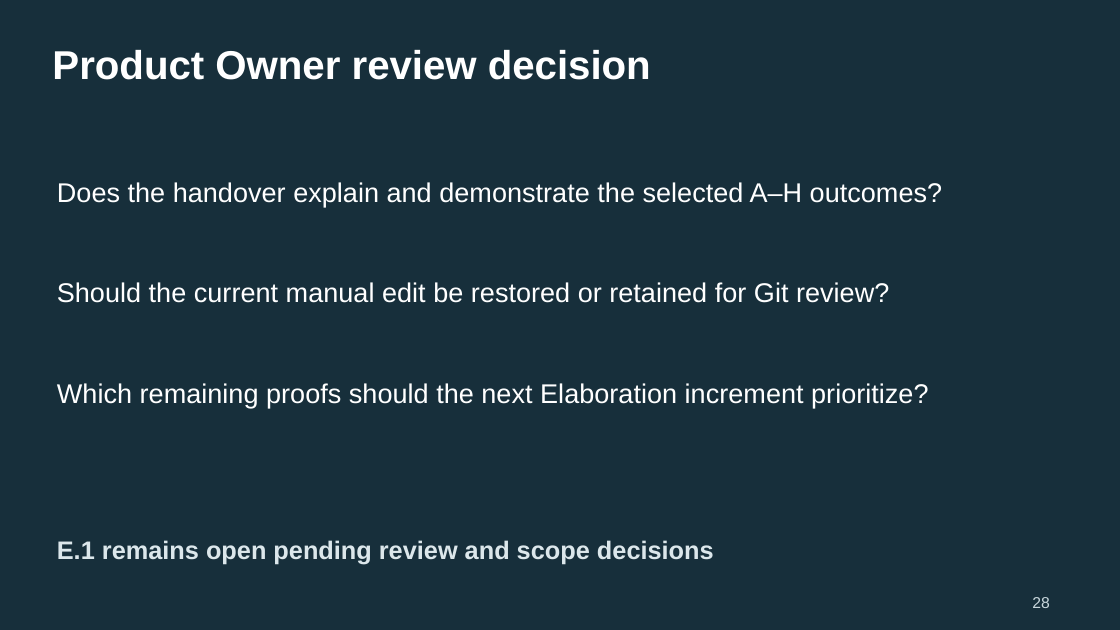
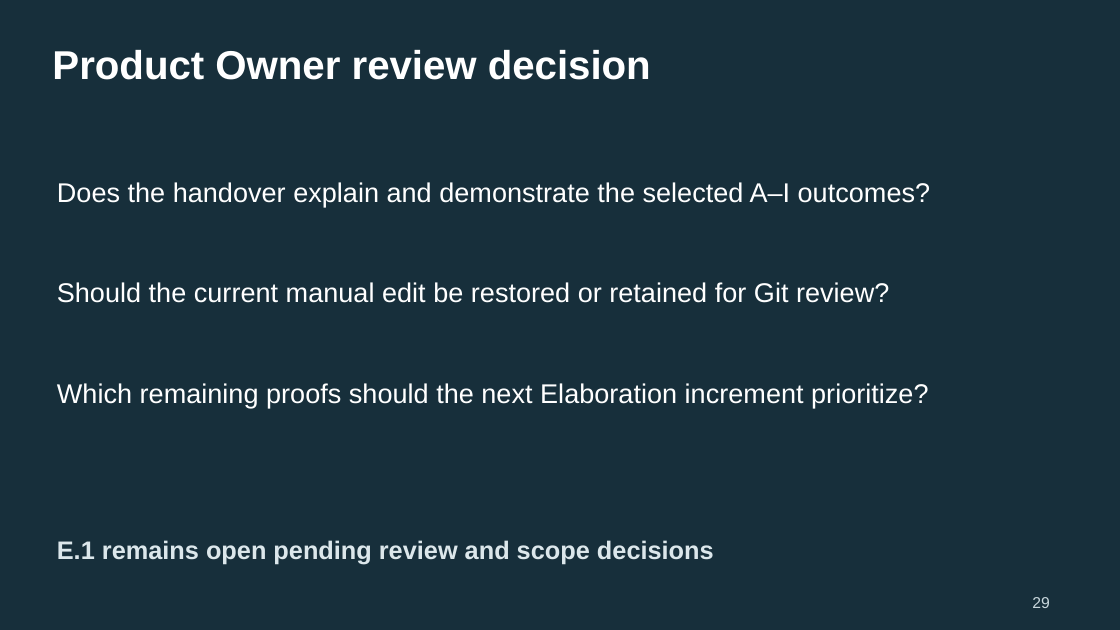
Before and after one commit to rstyczynski/APEX_CICD, a slide deck: slide 29 of progress/E.1/sprint_E.1_increment_demo.pptx (slide 28 before the commit). Drawn at 1120x630 pixels with LibreOffice and Linux fonts; fonts in the diff are those of the drawing. Boxes give left, top, right and bottom in pixels: in the first picture for what was removed or moved away, otherwise in the second. Text is boxed around its words. In the diff, an @@ line names an element or a change of style, - is before the commit and + after.

Commit message:
test(E.1): verify clean-checkout delivery and synchronize handover

```diff
--- a/progress/E.1/sprint_E.1_increment_demo.pptx
+++ b/progress/E.1/sprint_E.1_increment_demo.pptx
@@ text at box(57, 182, 930, 207): text changed @@
-Does the handover explain and demonstrate the selected A–H outcomes?
+Does the handover explain and demonstrate the selected A–I outcomes?
```
Also in this commit, not shown: 9 other slides changed, 1 slide added, 14 other files.
